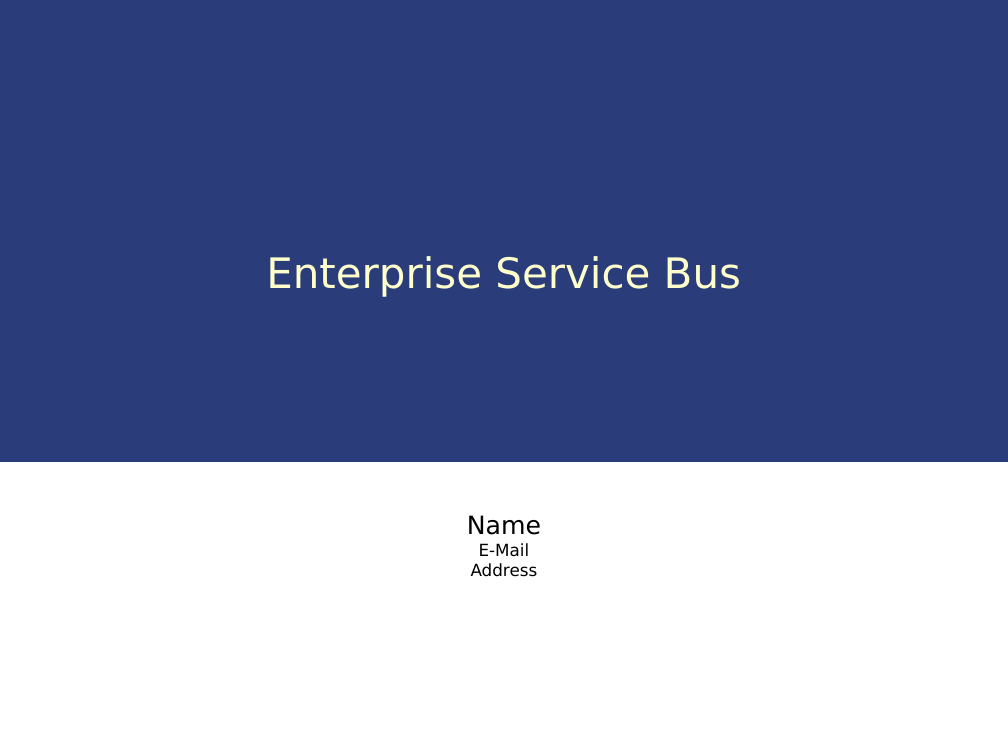
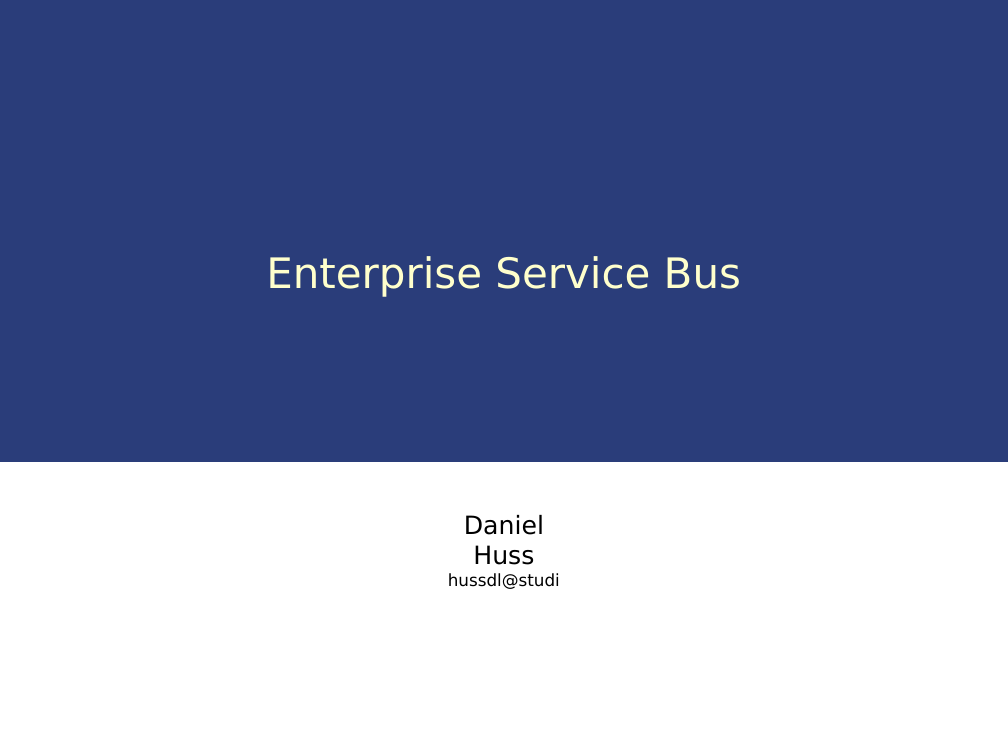
Before and after one commit to IAAS/decidr, a slide deck: slide 1 of seminars/dh/Enterprise Service Bus.ppt. Drawn at 1008x756 pixels with LibreOffice and Linux fonts; fonts in the diff are those of the drawing. Boxes give left, top, right and bottom in pixels: in the first picture for what was removed or moved away, otherwise in the second. Text is boxed around its words. In the diff, an @@ line names an element or a change of style, - is before the commit and + after.

```diff
--- a/seminars/dh/Enterprise Service Bus.ppt
+++ b/seminars/dh/Enterprise Service Bus.ppt
@@ text added at box(448, 515, 560, 589), 12 pt, text #000000 @@
+Daniel Huss
+hussdl@studi
@@ text removed at box(467, 515, 541, 577) @@
-Name
-E-Mail Address
```
Also in this commit, not shown: 2 slides added, 2 slides removed, 5 other files.
